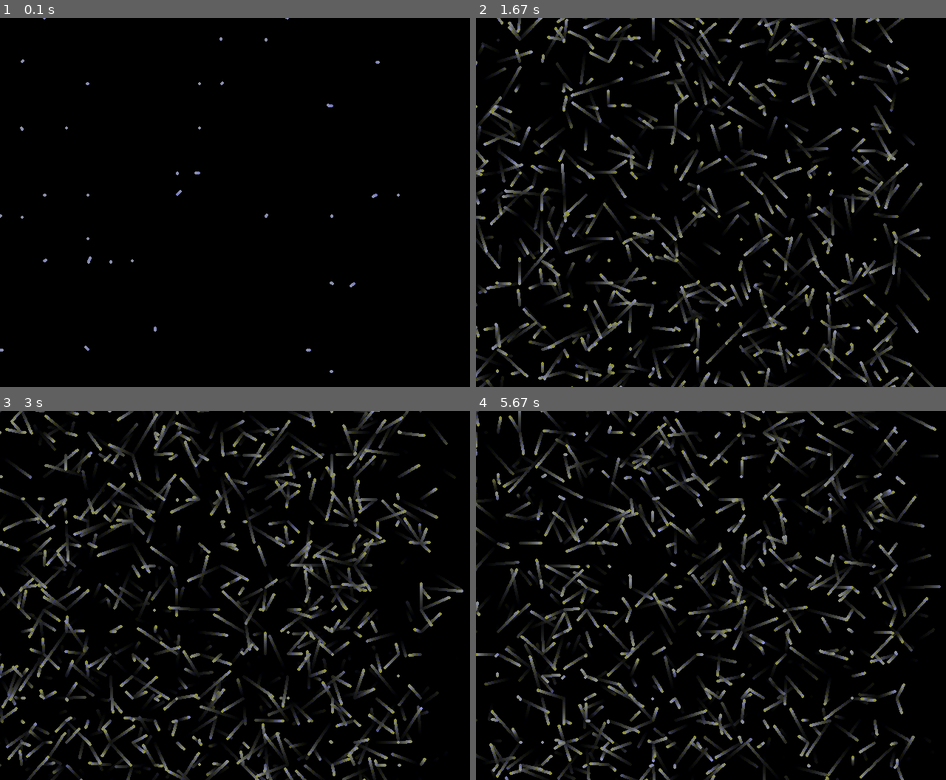
Above: before the commit, frames 1-4 (two rows, left to right).
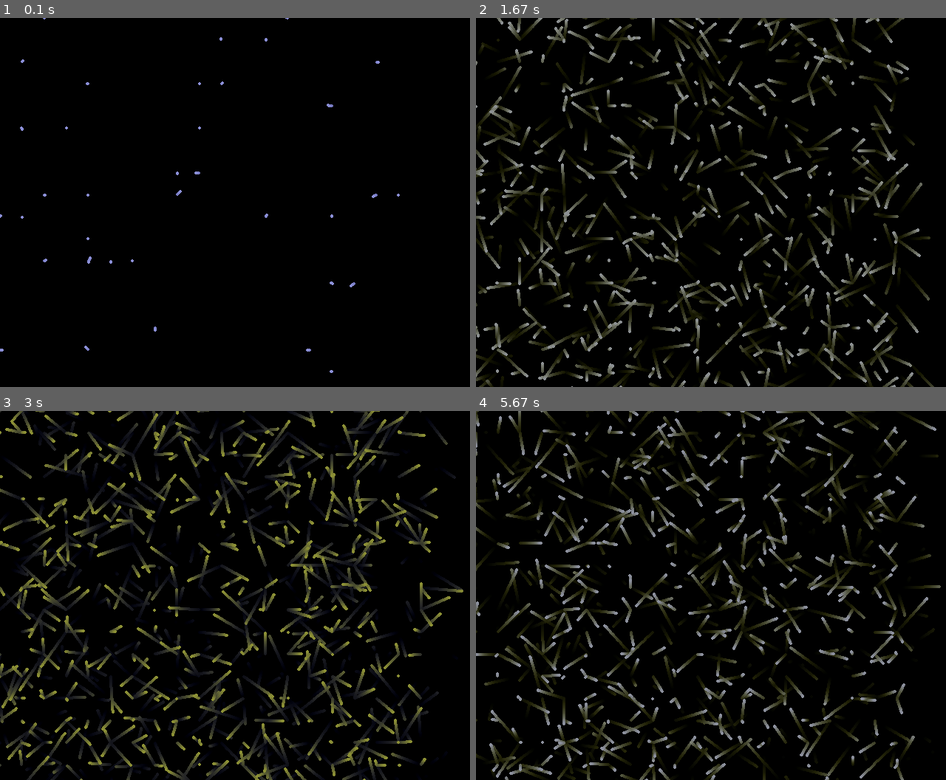
Above: after the commit, the same moments.

Repository: jouleion/HO_week1
Game: pygame game, started from Assignment/particle_test.py
Same seed, same stepped clock (60 frames per second), same inputs: the game is played once before the commit and once after it.
Inputs:
- Up to frame 1 (0.1 s): no input
- Up to frame 2 (1.67 s): no input
- Up to frame 3 (3 s): no input
- Up to frame 4 (5.67 s): no input

The runs differ from the first frame. In frame 1, 0.2% of the frame differs, in the area x 0-86%, y 0-97%; in frame 2, 8.2%; in frame 3, 7.1%; in frame 4, 8.6%, in the area x 0-99%, y 0-100%.

Commit message:
fix color

Diff:
--- a/Assignment/particle_system.py
+++ b/Assignment/particle_system.py
@@ -72,8 +72,9 @@
         self.particles.append(Particle(x, y, self.update_color()))
 
     def update(self):
+        color = self.update_color()
         for particle in self.particles:
-            particle.update(self.update_color())
+            particle.update(color)
 
             if particle.lifetime <= 0:
                 self.particles.remove(particle)
